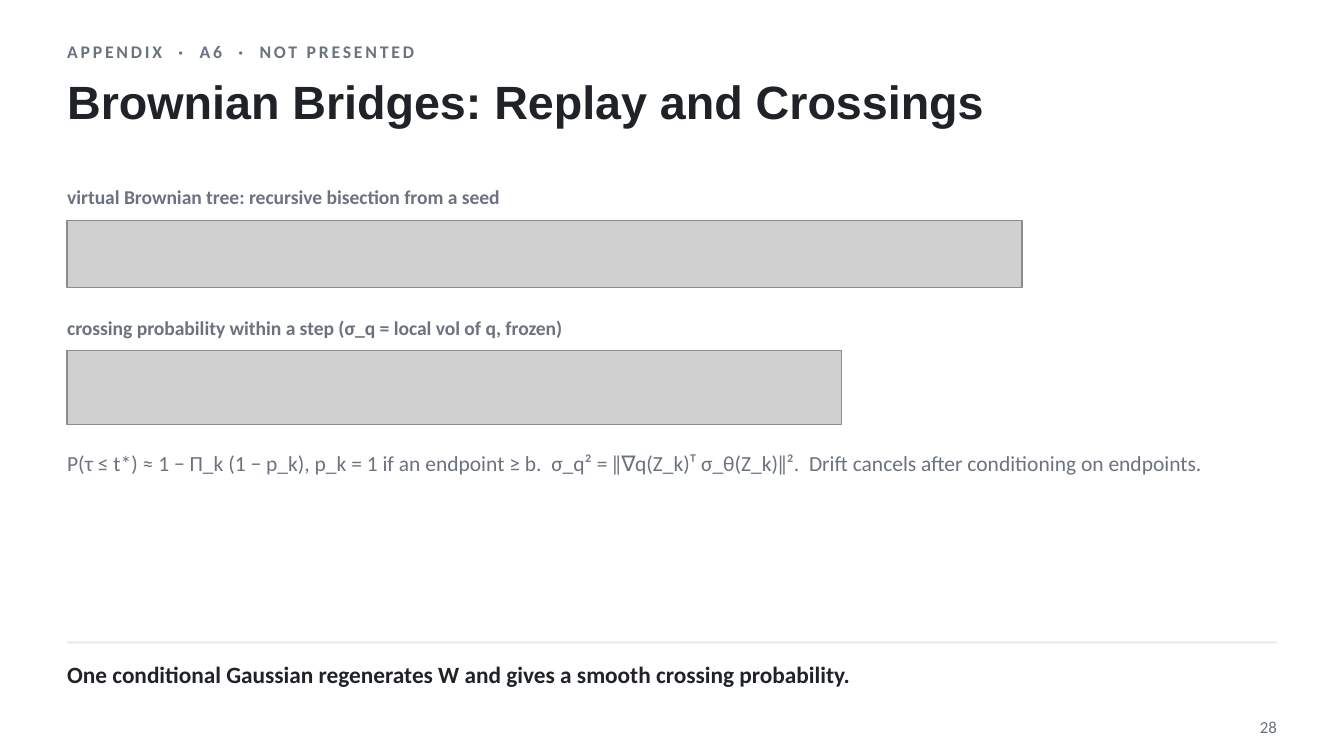
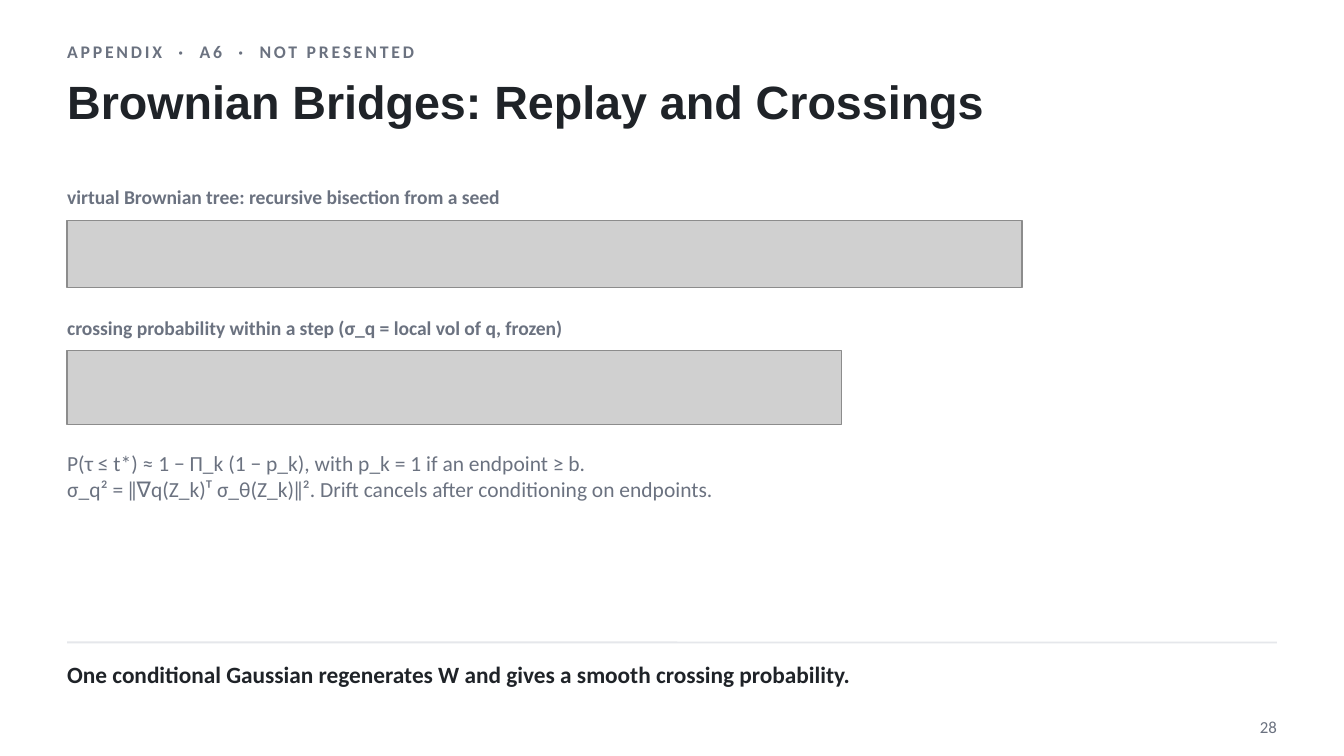
Before and after one commit to nishadw/neural-sde, a slide deck: slide 28 of lecture/neural_sde_lecture.pptx. Drawn at 1344x756 pixels with LibreOffice and Linux fonts; fonts in the diff are those of the drawing; grey boxes stand for pictures. Boxes give left, top, right and bottom in pixels: in the first picture for what was removed or moved away, otherwise in the second. Text is boxed around its words. In the diff, an @@ line names an element or a change of style, - is before the commit and + after.

```diff
--- a/lecture/neural_sde_lecture.pptx
+++ b/lecture/neural_sde_lecture.pptx
@@ text at [67,455,712,501]: text changed @@
-P(τ ≤ t*) ≈ 1 − Π_k (1 − p_k), p_k = 1 if an endpoint ≥ b. σ_q² = ‖∇q(Z_k)ᵀ σ_θ(Z_k)‖². Drift cancels after conditioning on endpoints.
+P(τ ≤ t*) ≈ 1 − Π_k (1 − p_k), with p_k = 1 if an endpoint ≥ b.
+σ_q² = ‖∇q(Z_k)ᵀ σ_θ(Z_k)‖². Drift cancels after conditioning on endpoints.
```
Also in this commit, not shown: 13 other slides changed, 1 slide added, 9 other files.
